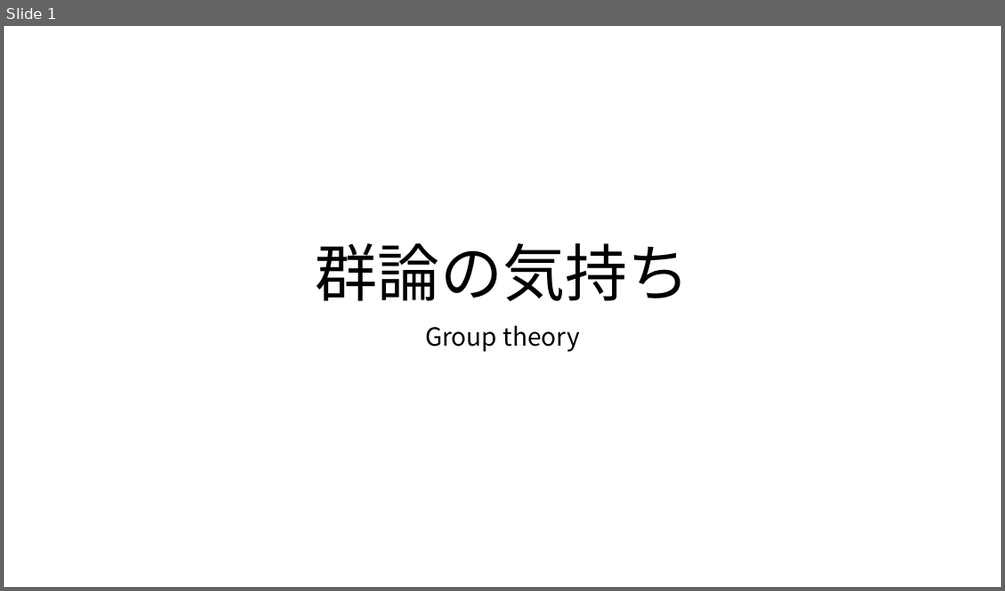
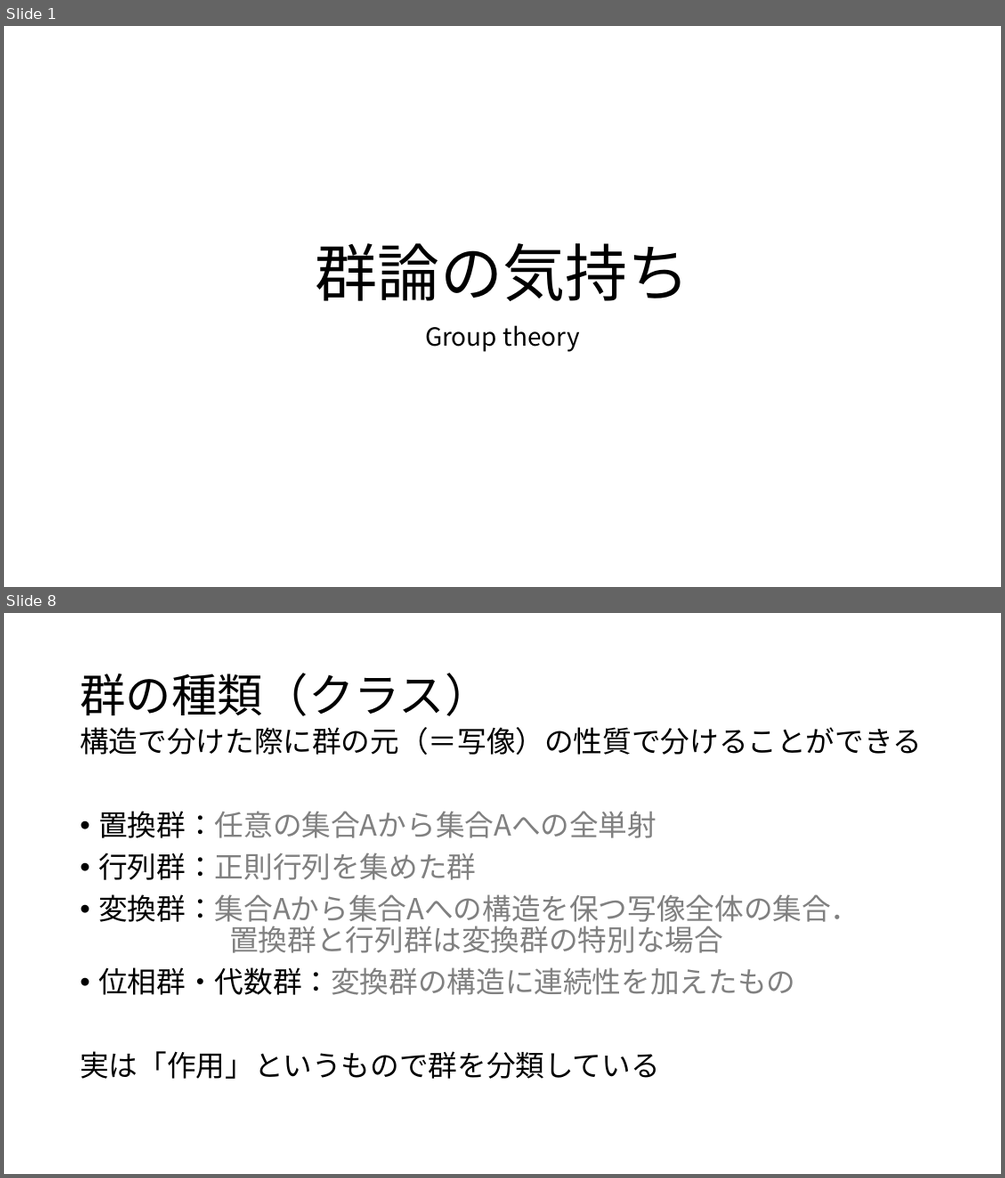
Before and after one commit to math-er/hyperbolic-space, a slide deck: 群の気持ち.pptx. Shown one above the other, each under a label of ours: slide 1 before the commit, slides 1 and 8 after it; the slides between them are not shown. The pictures are 1005x591 and 1005x1178 pixels, drawn with LibreOffice and Linux fonts; fonts in the diff are those of the drawing. Boxes give left, top, right and bottom in pixels: in the first picture for what was removed or moved away, otherwise in the second. Text is boxed around its words. In the diff, an @@ line names an element or a change of style, - is before the commit and + after.

Commit message:
chore(群の気持ち) update story

```diff
--- a/群の気持ち.pptx
+++ b/群の気持ち.pptx
@@ slide 8 added at [4, 613, 1001, 1174], background #FFFFFF @@
@@ title added at [80, 673, 490, 716], 44 pt, text #000000 @@
+群の種類（クラス）
@@ text added at [80, 727, 921, 1078], 28 pt, text #808080 @@
+構造で分けた際に群の元（＝写像）の性質で分けることができる
+• 置換群：任意の集合Aから集合Aへの全単射
+• 行列群：正則行列を集めた群
+• 変換群：集合Aから集合Aへの構造を保つ写像全体の集合．
+  置換群と行列群は変換群の特別な場合
+• 位相群・代数群：変換群の構造に連続性を加えたもの
+実は「作用」というもので群を分類している
```
Also in this commit, not shown: 8 slides changed, 4 other slides added, 2 slides removed.
